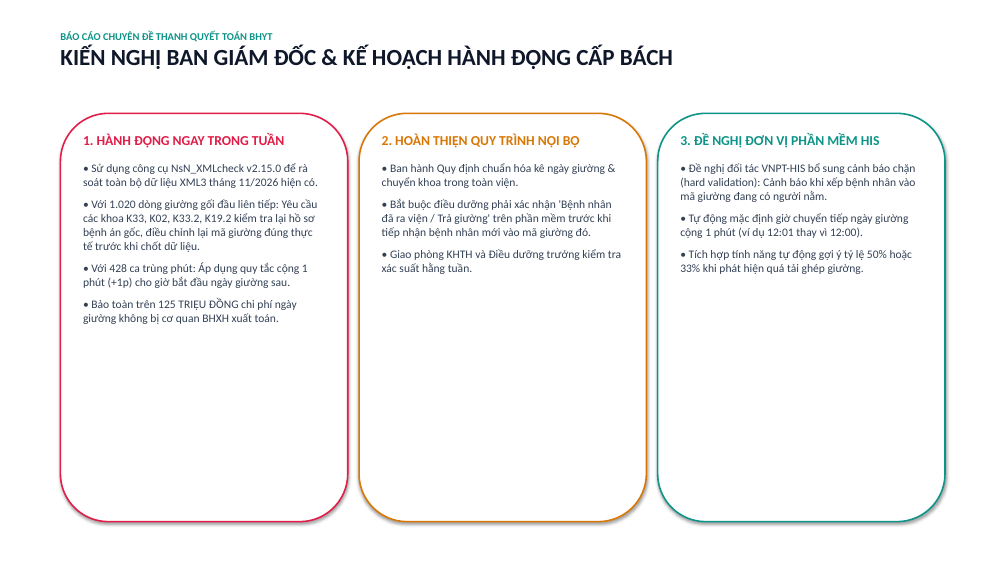
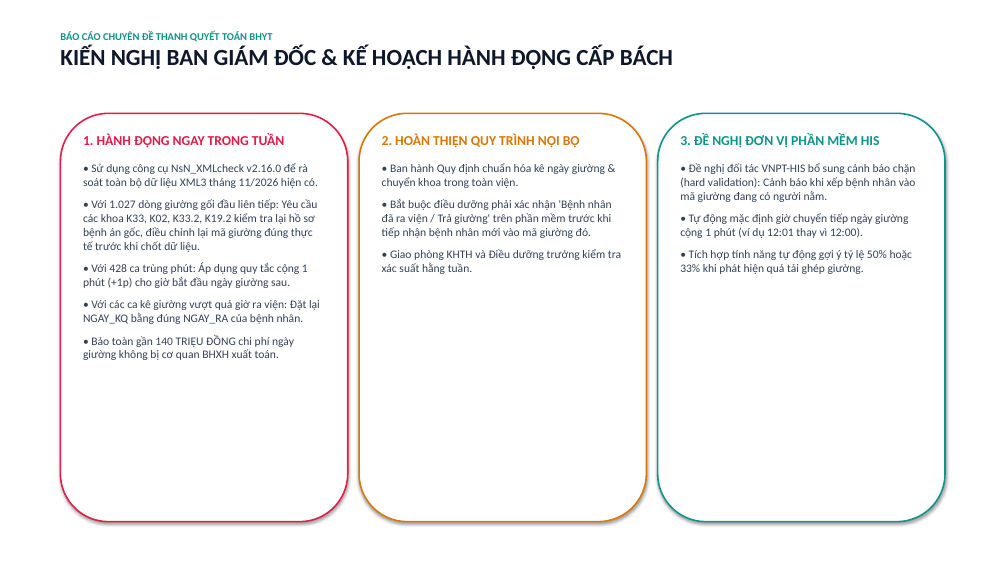
Before and after one commit to Nsnnam/xml3-duration-checker, a slide deck: slide 10 of SLIDE_BAO_CAO_GIUONG_GHEP_VA_TIEN_GIUONG_LANH_DAO.pptx. Drawn at 1008x567 pixels with LibreOffice and Linux fonts; fonts in the diff are those of the drawing. Boxes give left, top, right and bottom in pixels: in the first picture for what was removed or moved away, otherwise in the second. Text is boxed around its words. In the diff, an @@ line names an element or a change of style, - is before the commit and + after.

```diff
--- a/SLIDE_BAO_CAO_GIUONG_GHEP_VA_TIEN_GIUONG_LANH_DAO.pptx
+++ b/SLIDE_BAO_CAO_GIUONG_GHEP_VA_TIEN_GIUONG_LANH_DAO.pptx
@@ text at (x1=83, y1=163, x2=318, y2=252): text changed @@
-• Sử dụng công cụ NsN_XMLcheck v2.15.0 để rà soát toàn bộ dữ liệu XML3 tháng 11/2026 hiện có.
-• Với 1.020 dòng giường gối đầu liên tiếp: Yêu cầu các khoa K33, K02, K33.2, K19.2 kiểm tra lại hồ sơ bệnh án gốc, điều chỉnh lại mã giường đúng thực tế trước khi chốt dữ liệu.
+• Sử dụng công cụ NsN_XMLcheck v2.16.0 để rà soát toàn bộ dữ liệu XML3 tháng 11/2026 hiện có.
+• Với 1.027 dòng giường gối đầu liên tiếp: Yêu cầu các khoa K33, K02, K33.2, K19.2 kiểm tra lại hồ sơ bệnh án gốc, điều chỉnh lại mã giường đúng thực tế trước khi chốt dữ liệu.
@@ text at (x1=83, y1=300, x2=320, y2=360): text changed @@
-• Bảo toàn trên 125 TRIỆU ĐỒNG chi phí ngày giường không bị cơ quan BHXH xuất toán.
+• Với các ca kê giường vượt quá giờ ra viện: Đặt lại NGAY_KQ bằng đúng NGAY_RA của bệnh nhân.
+• Bảo toàn gần 140 TRIỆU ĐỒNG chi phí ngày giường không bị cơ quan BHXH xuất toán.
```
Also in this commit, not shown: 3 other slides changed, 20 other files.
